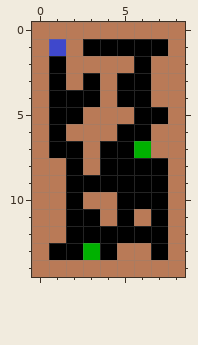
Pixel-art sprite: resources/maps/map_1.png. That is the earlier state.
The file is 9x15 pixels.
The same view after the edit:
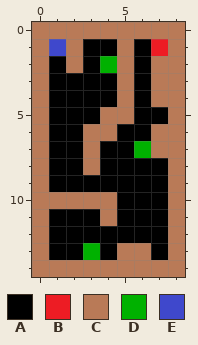
Palette (. is transparent): A #000000  B #ed1c24  C #b97a57  D #00b100  E #3f48cc
The exact change:
@@ x 0..8 @@
  0 CCCCCCCCC
- 1 CECAAAAAC
- 2 CACCCCACC
- 3 CACACAACC
- 4 CAAACAACC
- 5 CAACCCAAC
- 6 CACCCAACC
+ 1 CECAACABC
+ 2 CACADCACC
+ 3 CAAAACACC
+ 4 CAAAACACC
+ 5 CAAACCAAC
+ 6 CAACCAACC
  7 CAACAADCC
- 8 CCACAAAAC
- 9 CCAAAAAAC
-10 CCACCAAAC
-11 CCAACACAC
-12 CCAAAAAAC
+ 8 CAACAAAAC
+ 9 CAAAAAAAC
+10 CCCCCAAAC
+11 CAAACAAAC
+12 CAAAAAAAC
 13 CAADACCAC
